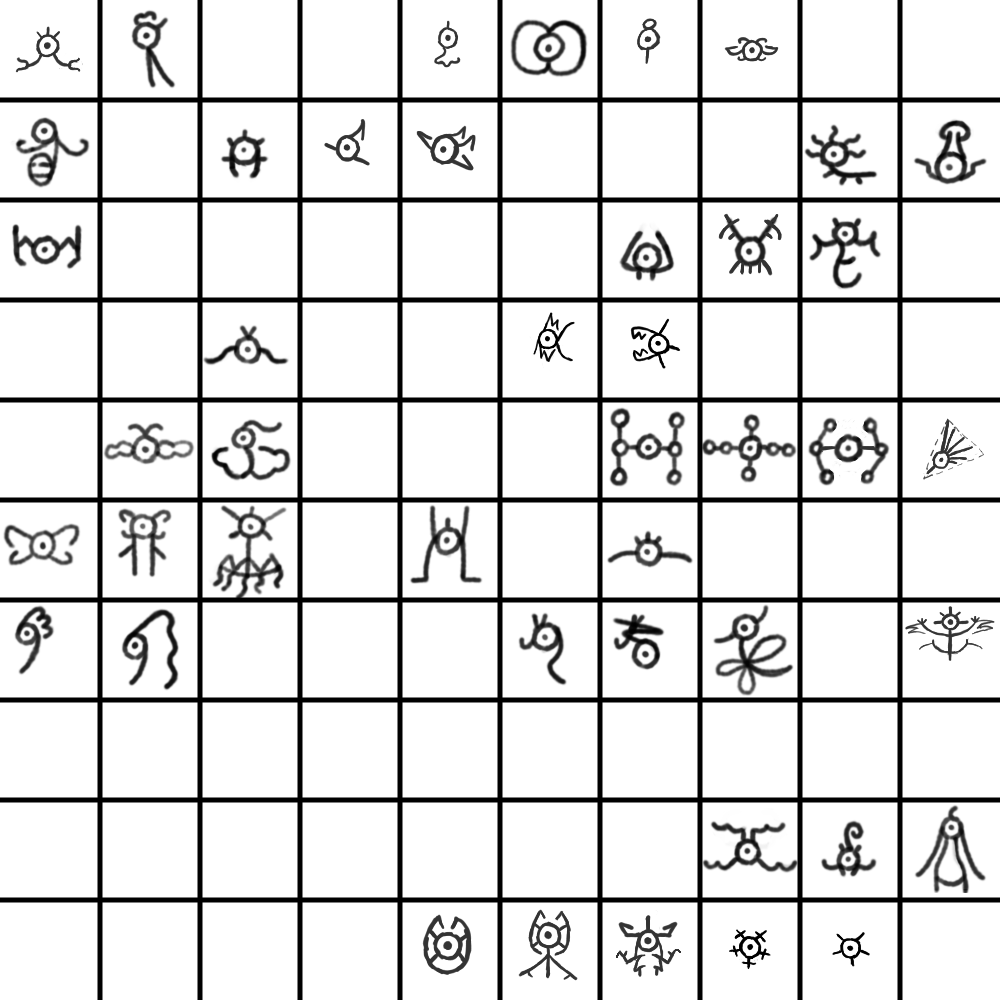
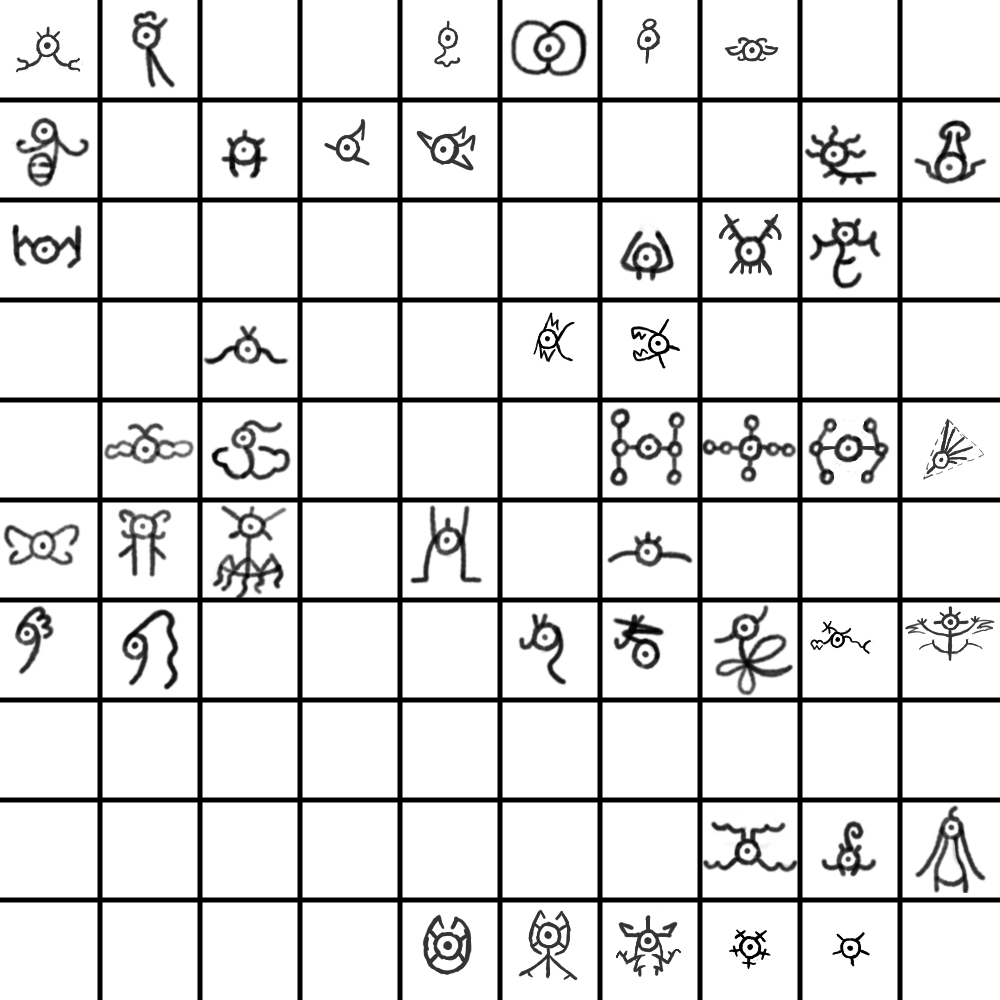
Comparing the layer stacks of the two 1000 x 1000 images. Changes:
painted on "Paint Layer 1" over [810, 621, 874, 655]
